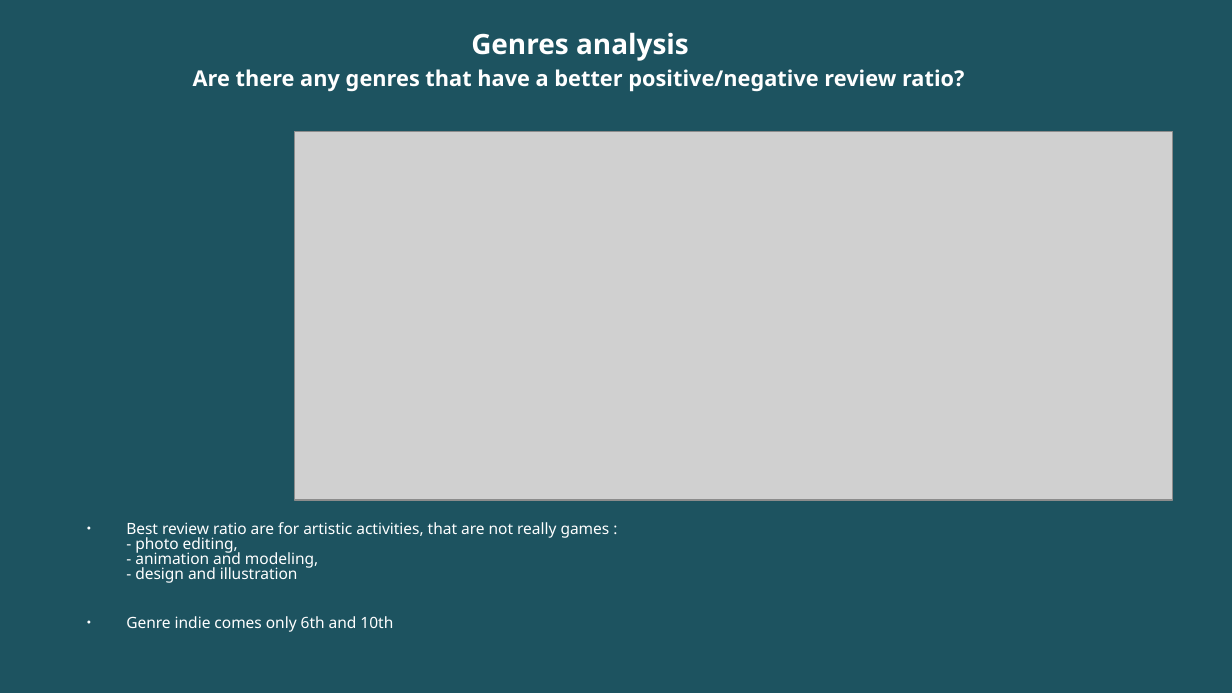
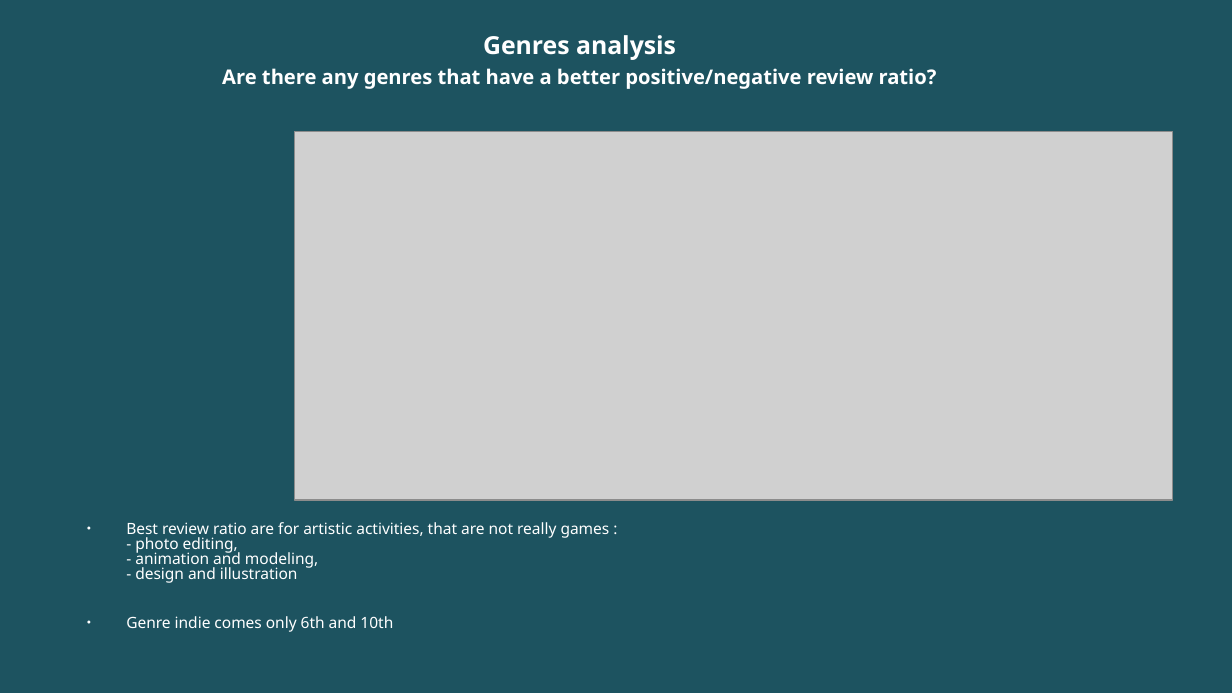
Before and after one commit to cyrilbraguy/Bl2_Steam, a slide deck: slide 14 of doc/Steam_presentation_Braguy.odp. Drawn at 1232x693 pixels with LibreOffice and Linux fonts; fonts in the diff are those of the drawing; grey boxes stand for pictures; background and template pictures are left out; a plain dark background stands for a picture behind light text. Boxes give left, top, right and bottom in pixels: in the first picture for what was removed or moved away, otherwise in the second. Text is boxed around its words. In the diff, an @@ line names an element or a change of style, - is before the commit and + after.

```diff
--- a/doc/Steam_presentation_Braguy.odp
+++ b/doc/Steam_presentation_Braguy.odp
@@ title "Genres analysis Are there any ..." at box(222, 35, 937, 89): size 18 to 16 pt in "Genres analysis"; size 14 to 13 pt in "Are there any genres that have a ..." @@
```
Also in this commit, not shown: 9 other slides changed, 2 other files.
